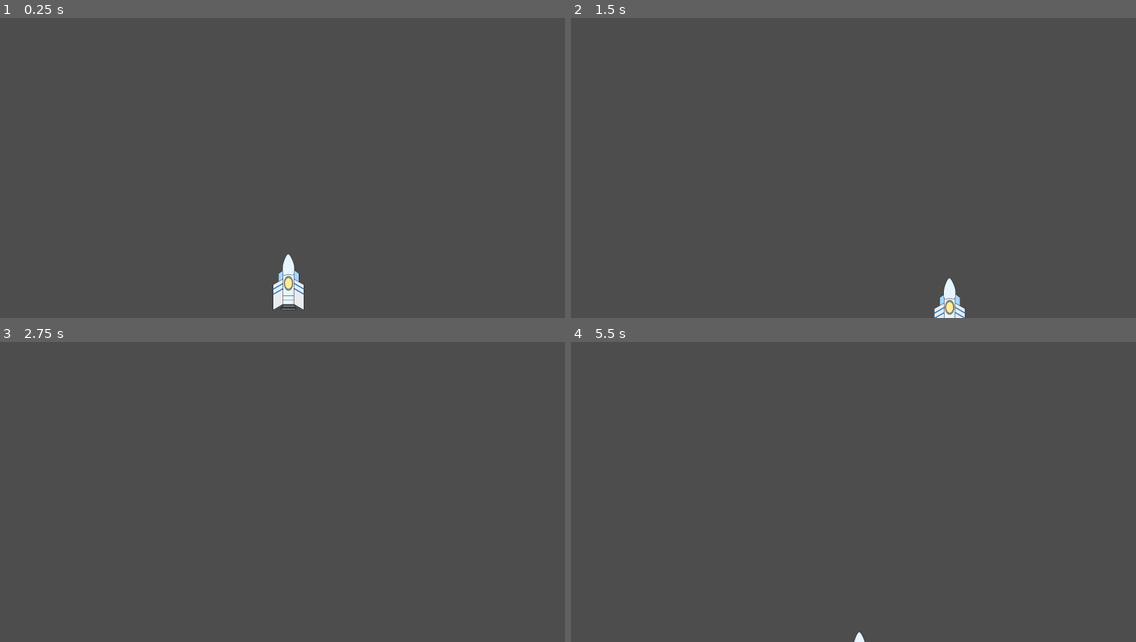
Above: before the commit, frames 1-4 (two rows, left to right).
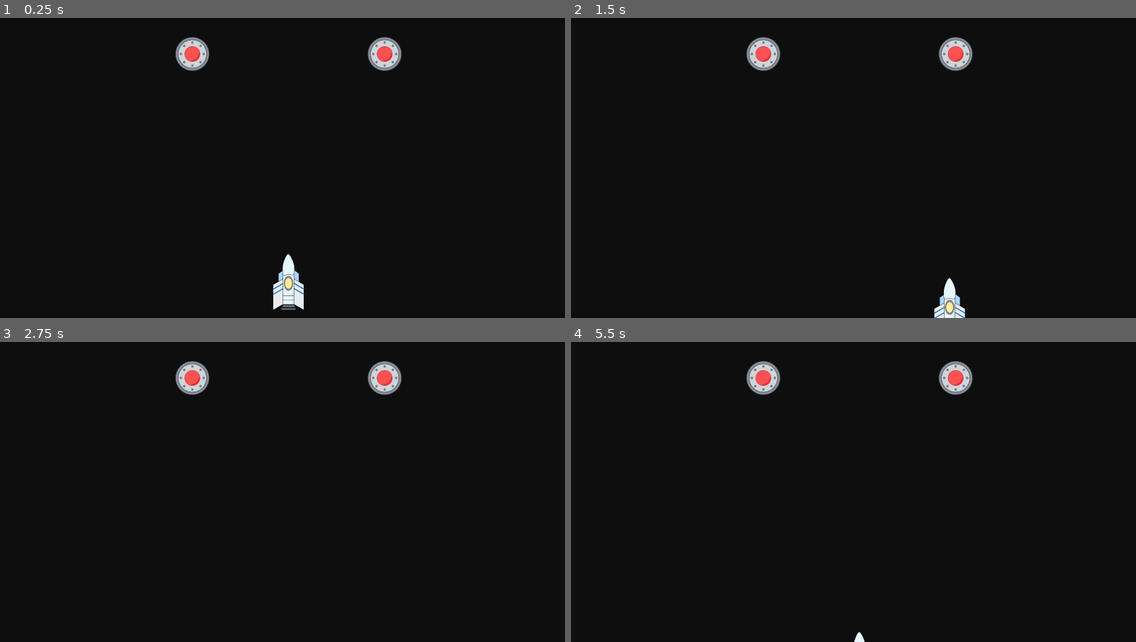
Above: after the commit, the same moments.

Repository: mromphf/nuke-ufos
Game: Godot game, scene res://scenes/main.tscn
Two runs of this game, one before a commit and one after it. Both use one fixed random seed, a clock stepped at 60 frames per second and the inputs below.
Inputs:
- Up to frame 1 (0.25 s): no input
- Up to frame 2 (1.5 s): tap Enter at 0.5 s; hold D (move_right) 0.53-1.28 s; hold S (move_down) from 1.28 s (still down)
- Up to frame 3 (2.75 s): tap Space at 2 s; release S (move_down) at 2.03 s; hold D (move_right) from 2.03 s (still down)
- Up to frame 4 (5.5 s): tap Enter at 2.75 s; release D (move_right) at 2.78 s; hold W (move_up) 2.78-3.53 s; hold Left (move_left) 3.53-5.03 s; hold S (move_down) from 5.03 s (still down)

The runs differ from the first frame. In frame 1, 99% of the frame differs, in the area x 0-100%, y 0-100%; in frame 2, 100%; in frame 3, 100%; in frame 4, 100%.

Commit message:
Stub out player collision call.

Diff:
--- a/scenes/main.tscn
+++ b/scenes/main.tscn
@@ -1,8 +1,27 @@
-[gd_scene load_steps=2 format=3 uid="uid://kd8jf0otlx4q"]
+[gd_scene load_steps=4 format=3 uid="uid://kd8jf0otlx4q"]
 
 [ext_resource type="PackedScene" uid="uid://04l32t5knkbw" path="res://scenes/player.tscn" id="1_ac4kw"]
+[ext_resource type="PackedScene" uid="uid://djxx44o1f3muv" path="res://scenes/ufo.tscn" id="2_olvic"]
+
+[sub_resource type="CanvasTexture" id="CanvasTexture_b7h47"]
 
 [node name="Main" type="Node2D"]
 
+[node name="Background" type="TextureRect" parent="."]
+modulate = Color(0.054902, 0.054902, 0.054902, 1)
+offset_left = -80.0
+offset_top = -80.0
+offset_right = 1960.0
+offset_bottom = 1080.0
+texture = SubResource("CanvasTexture_b7h47")
+
+[node name="ufo" parent="." instance=ExtResource("2_olvic")]
+position = Vector2(1280, 120)
+gravity_scale = 0.0
+
+[node name="ufo2" parent="." instance=ExtResource("2_olvic")]
+position = Vector2(640, 120)
+gravity_scale = 0.0
+
 [node name="Player" parent="." instance=ExtResource("1_ac4kw")]
 position = Vector2(960, 880)
--- a/scenes/player.tscn
+++ b/scenes/player.tscn
@@ -17,3 +17,5 @@
 [node name="CollisionShape2D" type="CollisionShape2D" parent="."]
 position = Vector2(0, 20)
 shape = SubResource("CapsuleShape2D_ppmw3")
+
+[connection signal="body_entered" from="." to="." method="_on_collide"]
--- a/scripts/player.gd
+++ b/scripts/player.gd
@@ -21,3 +21,6 @@
 		velocity = velocity.normalized() * _SPEED
 
 	position += velocity * delta
+
+func _on_collide(body):
+	print("Collision detected")
